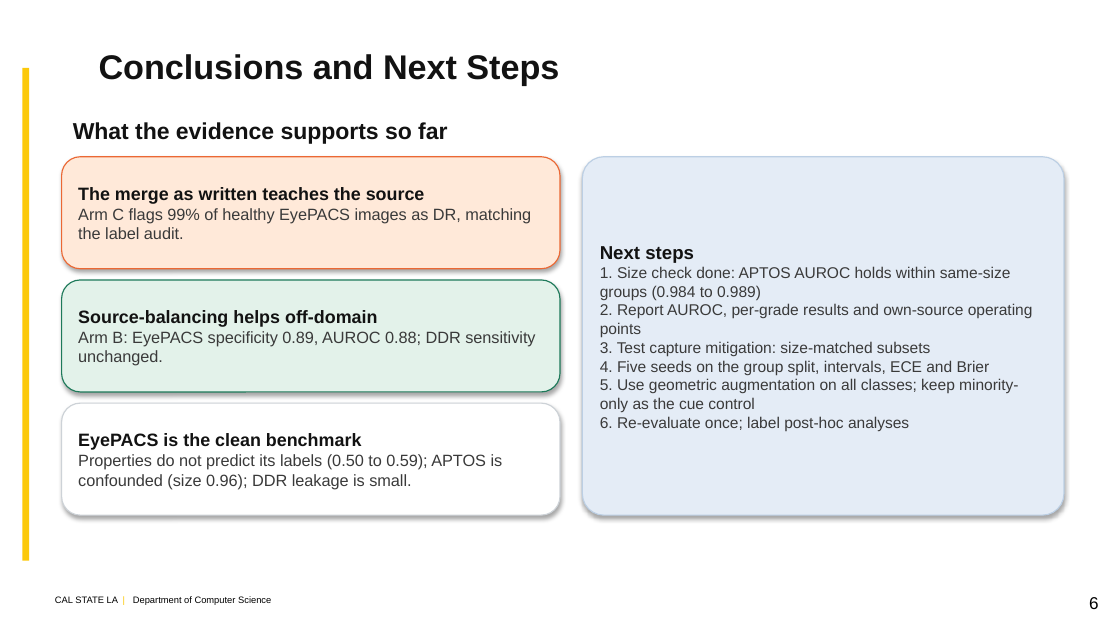
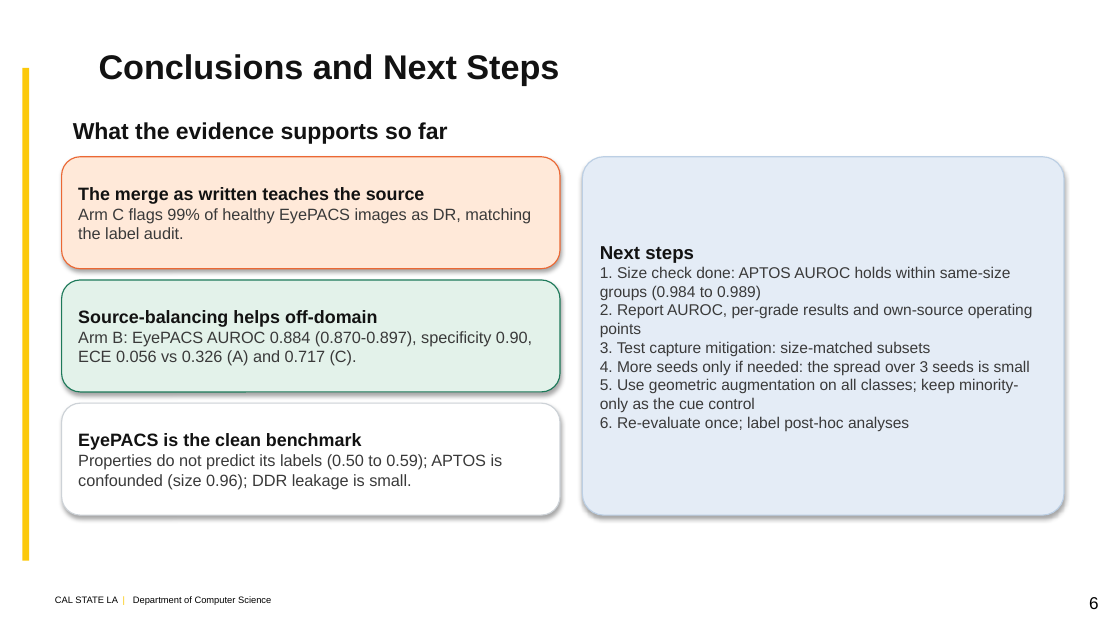
Before and after one commit to kazimab1/Early-DR, a slide deck: slide 6 of DR_5min_Progress.pptx. Drawn at 1120x630 pixels with LibreOffice and Linux fonts; fonts in the diff are those of the drawing; background and template pictures are left out. Boxes give left, top, right and bottom in pixels: in the first picture for what was removed or moved away, otherwise in the second. Text is boxed around its words. In the diff, an @@ line names an element or a change of style, - is before the commit and + after.

```diff
--- a/DR_5min_Progress.pptx
+++ b/DR_5min_Progress.pptx
@@ text in rounded rectangle at (78,331,532,366): text changed @@
-Arm B: EyePACS specificity 0.89, AUROC 0.88; DDR sensitivity unchanged.
+Arm B: EyePACS AUROC 0.884 (0.870-0.897), specificity 0.90, ECE 0.056 vs 0.326 (A) and 0.717 (C).
@@ text in rounded rectangle at (600,360,1030,375): text changed @@
-4. Five seeds on the group split, intervals, ECE and Brier
+4. More seeds only if needed: the spread over 3 seeds is small
```
Also in this commit, not shown: 2 other slides changed, 8 other files.
